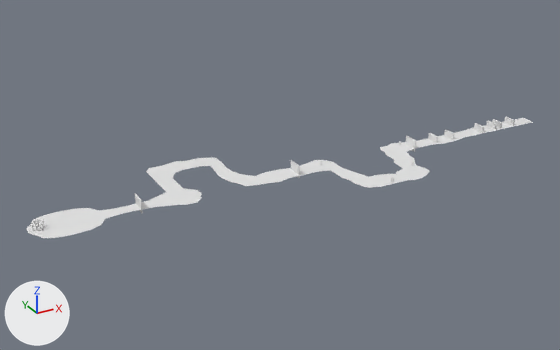
The glTF model public/assets/models/map/map.glb as it was, and as the next commit left it.
Rendered twice from a 50 mm lens placed at (-35.2, -177.6, 88.9), pointed at (65.1, 4.8, -2.3). The axes (+X, +Y, +Z) are drawn at lower left. The lights are the same throughout. Where no turn or scale is listed for an object, it has been applied to the vertices.

Names of what the first picture shows: 'Torus.003', 'map'.
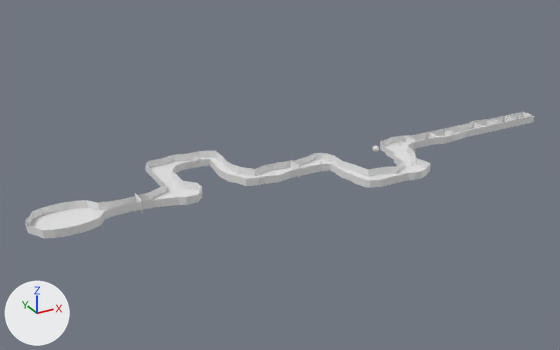
Scene script edits in JSON lines:
```json
{"op": "add", "block": "me_sphere_006", "code": ["me_sphere_006 = bpy.data.meshes.new('Sphere.006')", "me_sphere_006.from_pydata(...)  # a UV sphere (6 segments, 6 rings, poles along z) spanning x -0.87..0.87, y -1.0..1.0, z -1.0..1.0"]}
{"op": "add", "block": "me_plane_001", "code": ["me_plane_001 = bpy.data.meshes.new('Plane.001')", "me_plane_001.from_pydata(...)  # 308 vertices, 308 faces; spans x -8.0..159.0, y -21.0..24.0, z 6.0..9.0"]}
{"op": "remove", "block": "ob_sphere_004", "code": ["ob_sphere_004 = bpy.data.objects.new('Sphere.004', me_sphere_004)", "ob_sphere_004.location = (-4.8, -0.3, 1.7)"]}
{"op": "remove", "block": "ob_torus_003", "code": ["ob_torus_003 = bpy.data.objects.new('Torus.003', me_torus_003)", "ob_torus_003.location = (0.0, 0.0, 0.9)"]}
{"op": "add", "block": "ob_tower2", "code": ["ob_tower2 = bpy.data.objects.new('tower2', me_sphere_006)", "ob_tower2.location = (90.8, -6.5, 4.9)"]}
{"op": "add", "block": "ob_tower1", "code": ["ob_tower1 = bpy.data.objects.new('tower1', me_sphere_006.copy())", "ob_tower1.location = (41.9, 10.9, 4.9)"]}
{"op": "add", "block": "ob_walls", "code": ["ob_walls = bpy.data.objects.new('walls', me_plane_001)", "ob_walls.location = (0.0, 0.0, -6.4)"]}
```

Boxes [x1, y1, x2, y2] around the edits, measured in the pictures (560 x 350 px):
```json
{"object": "walls", "change": "added", "after": [25, 112, 534, 239]}
{"object": "Torus.003", "change": "deleted", "before": [31, 219, 45, 231]}
{"object": "tower1", "change": "added", "after": [194, 156, 201, 163]}
{"object": "tower2", "change": "added", "after": [373, 146, 379, 152]}
```
